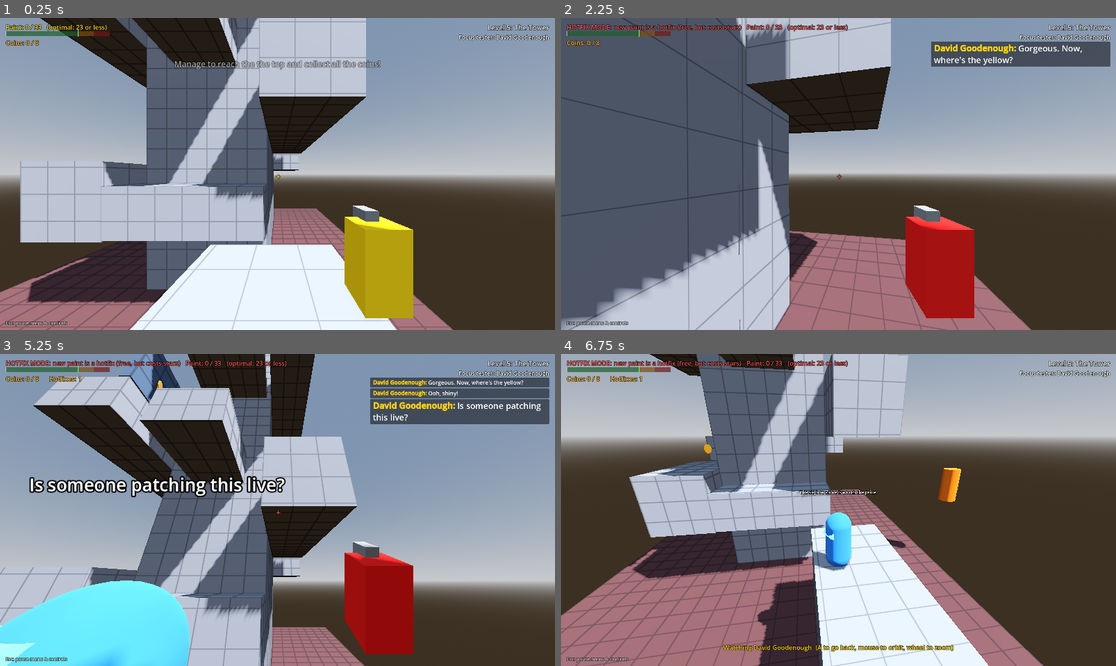
Above: before the commit, frames 1-4 (two rows, left to right).
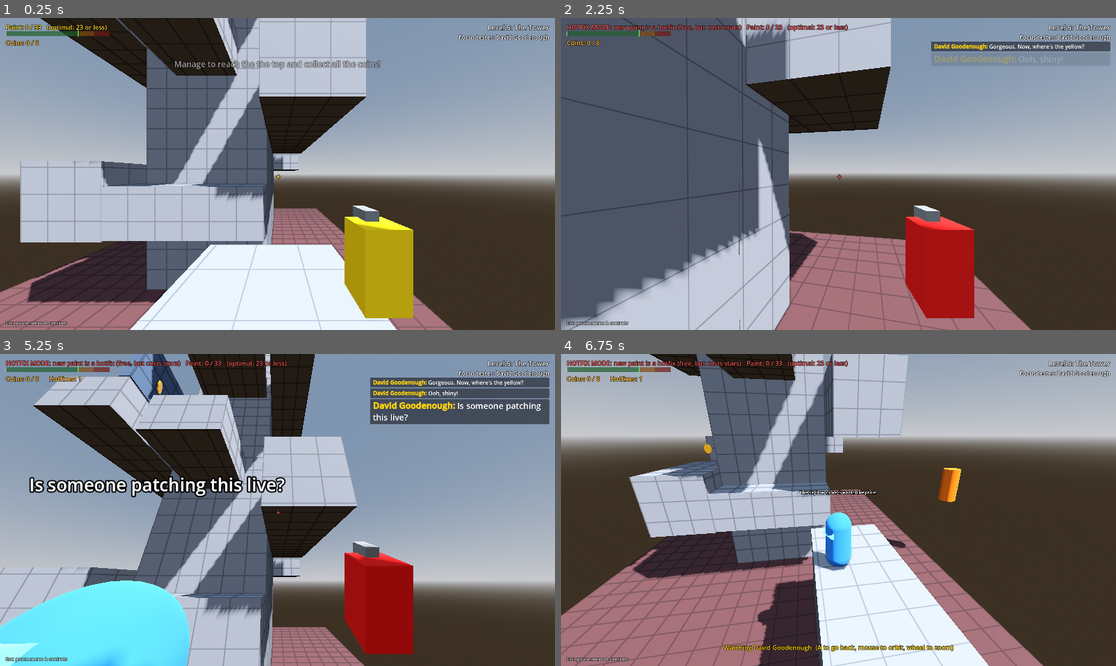
Above: after the commit, the same moments.

Repository: RSghr/yellow-paint
Game: Godot game, scene res://levels/level_05.tscn
The game is run twice, just before and just after one commit, with the same random seed, the same clock (stepped at 60 frames per second) and the same inputs. This scene is started directly instead of the project's main scene.
Inputs (mouse positions are in pixels of both pictures, inside the frame that each line leads up to):
- Up to frame 1 (0.25 s): no input
- Up to frame 2 (2.25 s): tap Enter (start_test) at 0.5 s; move the mouse to (866, 174) at 0.52 s; hold Backspace (clear_paint) 0.53-1.28 s; hold W (move_forward) 0.53-2.03 s; click (866, 174) at 0.67 s; tap Space (jump) at 0.77, 1.52 s; move the mouse to (810, 174) at 1.27 s; tap Z (lock_mouse) at 1.35 s; move the mouse to (894, 105) at 2.02 s; hold D (move_right) from 2.03 s (still down); hold N (next_level) from 2.03 s (still down)
- Up to frame 3 (5.25 s): release D (move_right) at 2.75 s; release N (next_level) at 2.75 s; drag from (249, 572) to (111, 463) at 2.77 s; move the mouse to (316, 513) at 3.52 s; hold Right mouse button (scrape) 3.53-4.28 s; hold W (move_forward) from 3.53 s (still down); tap Space (jump) at 3.77, 4.52 s; move the mouse to (233, 506) at 4.27 s; tap Shift (sprint) at 4.35 s; move the mouse to (283, 510) at 5.02 s; hold Enter (start_test) from 5.03 s (still down); click (283, 510) at 5.17 s
- Up to frame 4 (6.75 s): move the mouse to (816, 503) at 5.77 s; release W (move_forward) at 5.78 s; release Enter (start_test) at 5.78 s; hold D (move_right) 5.78-6.53 s; tap F (toggle_fly) at 5.85 s; tap Space (jump) at 6.02 s; move the mouse to (866, 510) at 6.52 s; hold W (move_forward) from 6.53 s (still down); hold Q (toggle_spectator) from 6.53 s (still down)

The runs differ from the first frame. In frame 1, 1.3% of the frame differs, in the area x 13-43%, y 0-54%; in frame 2, 1.9%, in the area x 66-99%, y 8-16%; in frame 3, 1.7%; in frame 4, 1.0%.

Commit message:
changed hight of platform

Diff:
--- a/levels/level_05.tscn
+++ b/levels/level_05.tscn
@@ -86,11 +86,11 @@
 size = Vector3(12, 3, 3)
 
 [node name="Block9" parent="Geometry" unique_id=604112322 instance=ExtResource("block")]
-transform = Transform3D(-4.371139e-08, 0, 1, 0, 1, 0, -1, 0, -4.371139e-08, 5.9695597, 8.110504, -0.0013952255)
+transform = Transform3D(-4.371139e-08, 0, 1, 0, 1, 0, -1, 0, -4.371139e-08, 5.9695597, 7.644065, -0.0013952255)
 size = Vector3(3, 2, 4)
 
 [node name="WallButton" parent="Geometry" unique_id=1274113368 instance=ExtResource("4_n8w53")]
-transform = Transform3D(-4.371139e-08, 0, 1, 0, 1, 0, -1, 0, -4.371139e-08, 7.7660246, 9.107955, -0.0013952255)
+transform = Transform3D(-4.371139e-08, 0, 1, 0, 1, 0, -1, 0, -4.371139e-08, 7.7660246, 8.641516, -0.0013952255)
 target = NodePath("../Door")
 
 [node name="Door" parent="Geometry" unique_id=842539436 instance=ExtResource("5_a6hey")]
@@ -133,7 +133,8 @@
 size = Vector3(5, 1, 5)
 
 [node name="Block16" parent="Geometry" unique_id=1104095163 instance=ExtResource("block")]
-transform = Transform3D(1, 0, 0, 0, 1, 0, 0, 0, 1, 18.888773, 14.834821, 0.01677066)
+transform = Transform3D(1, 0, 0, 0, 1, 0, 0, 0, 1, 19.495752, 14.834821, 0.01677066)
+size = Vector3(3, 2, 2)
 
 [node name="Interactables" type="Node3D" parent="." unique_id=410667203]
 editor_description = "Put breakable.tscn, door.tscn and wall_button.tscn instances here."
